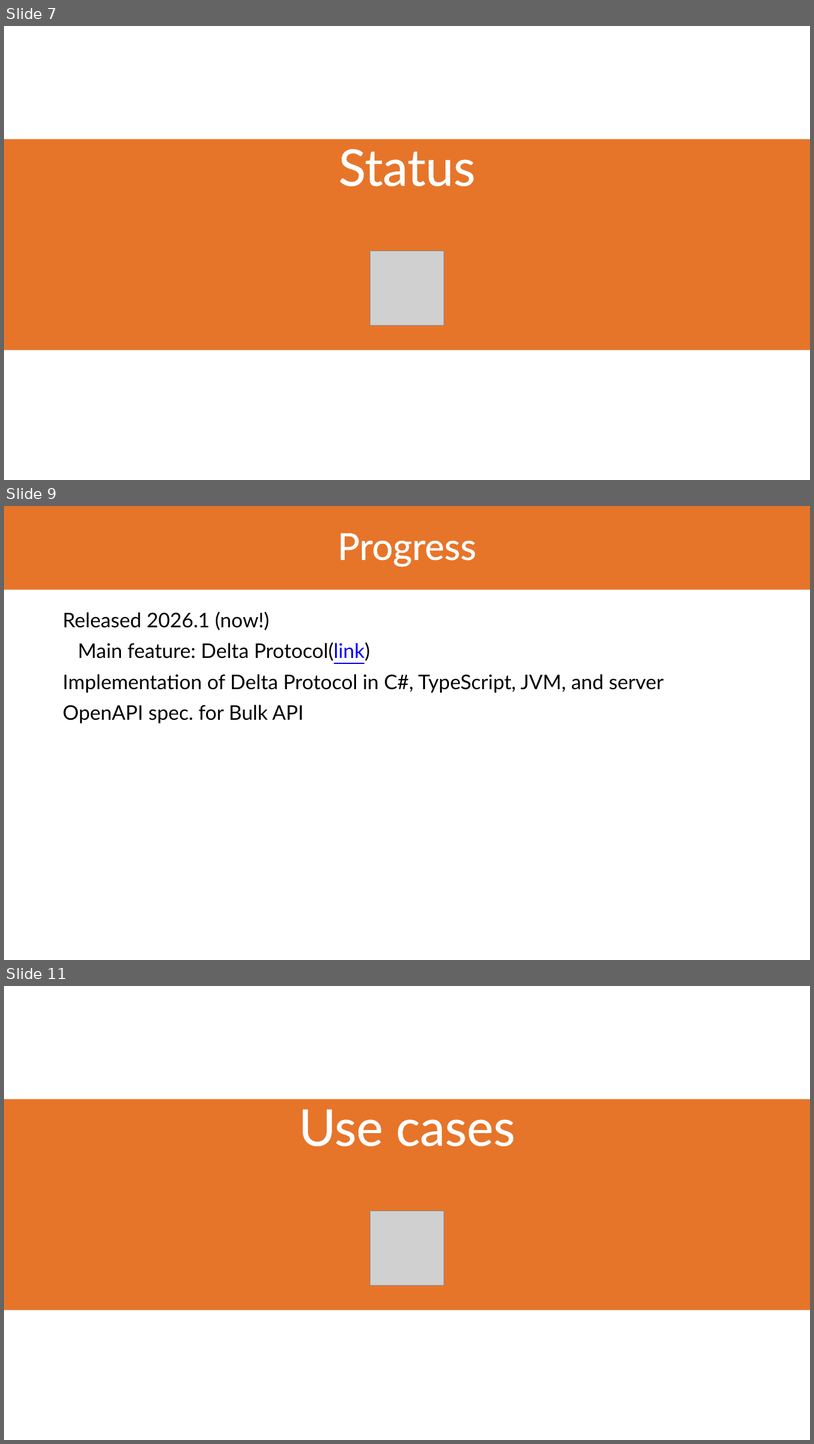
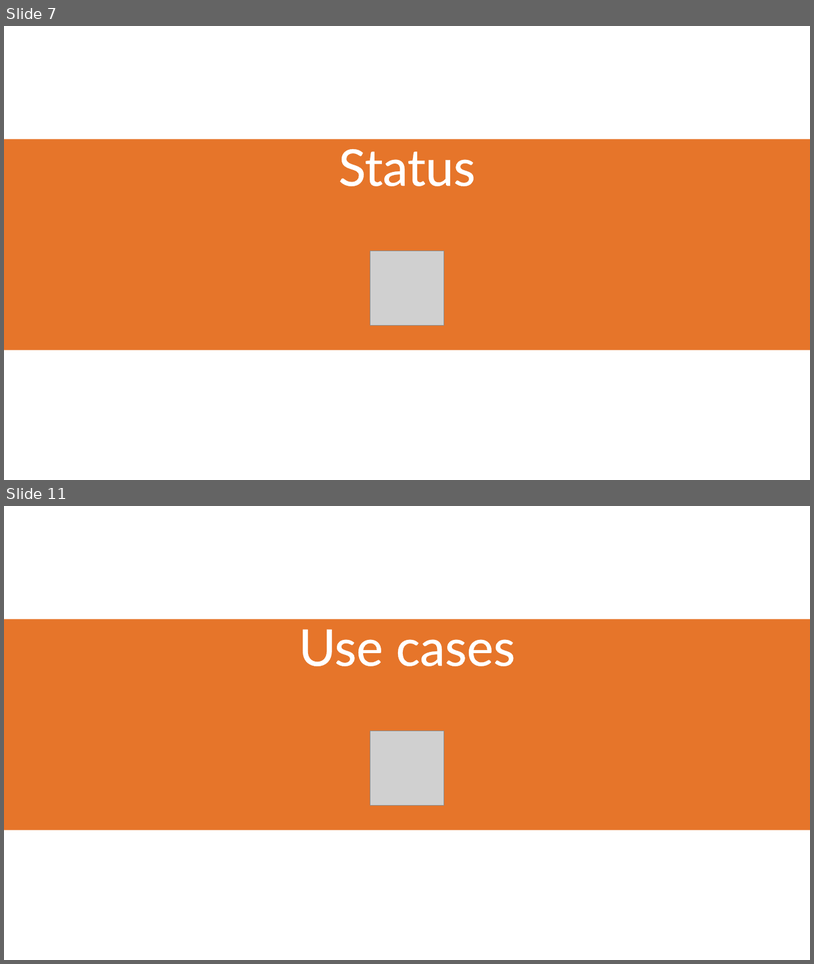
Before and after one commit to LionWeb-io/specification, a slide deck: conference-talks/LangDev/2026/LangDev 2026 Talk.pptx. Shown one above the other, each under a label of ours: slides 7, 9 and 11 before the commit, slides 7 and 11 after it; the slides between them are not shown. The pictures are 814x1444 and 814x964 pixels, drawn with LibreOffice and Linux fonts; fonts in the diff are those of the drawing; grey boxes stand for pictures; background and template pictures are left out. Boxes give left, top, right and bottom in pixels: in the first picture for what was removed or moved away, otherwise in the second. Text is boxed around its words. In the diff, an @@ line names an element or a change of style, - is before the commit and + after.

```diff
--- a/conference-talks/LangDev/2026/LangDev 2026 Talk.pptx
+++ b/conference-talks/LangDev/2026/LangDev 2026 Talk.pptx
@@ slide 9 removed at <box>4,506,810,960</box>, background #FFFFFF @@
@@ title removed at <box>4,506,810,589</box> @@
-Progress
@@ text removed at <box>63,612,664,723</box> @@
-  Released 2026.1 (now!)
-    Main feature: Delta Protocol(link)
-  Implementation of Delta Protocol in C#, TypeScript, JVM, and server
-  OpenAPI spec. for Bulk API
```
Also in this commit, not shown: 4 slides changed, 7 slides added, 1 other file.
